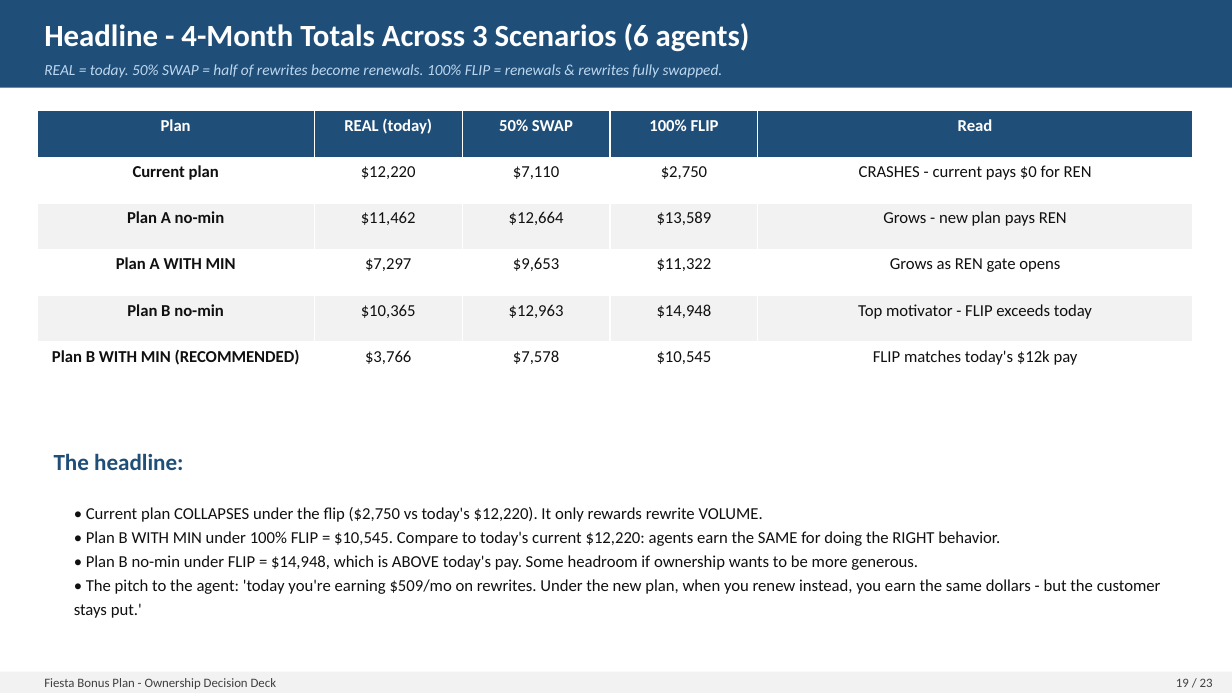
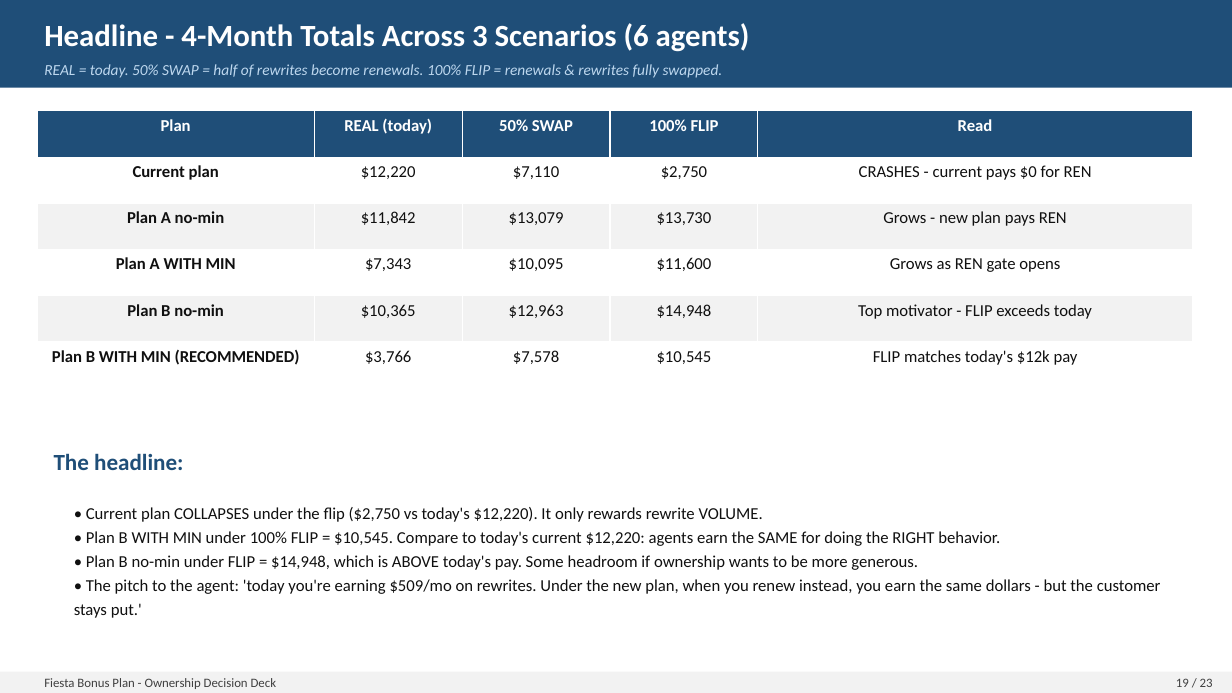
Before and after one commit to FAUS-tech/fiesta-bonus, a slide deck: slide 19 of output/Bonus_Proposal_Presentation.pptx. Drawn at 1232x693 pixels with LibreOffice and Linux fonts; fonts in the diff are those of the drawing. Boxes give left, top, right and bottom in pixels: in the first picture for what was removed or moved away, otherwise in the second. Text is boxed around its words. In the diff, an @@ line names an element or a change of style, - is before the commit and + after.

```diff
--- a/output/Bonus_Proposal_Presentation.pptx
+++ b/output/Bonus_Proposal_Presentation.pptx
@@ table at [37, 111, 1192, 388] @@
-row 3: Plan A no-min | $11,462 | $12,664 | $13,589 | Grows - new plan pays REN
+row 3: Plan A no-min | $11,842 | $13,079 | $13,730 | Grows - new plan pays REN
-row 4: Plan A WITH MIN | $7,297 | $9,653 | $11,322 | Grows as REN gate opens
+row 4: Plan A WITH MIN | $7,343 | $10,095 | $11,600 | Grows as REN gate opens
```
Also in this commit, not shown: 2 other slides changed, 3 other files.
